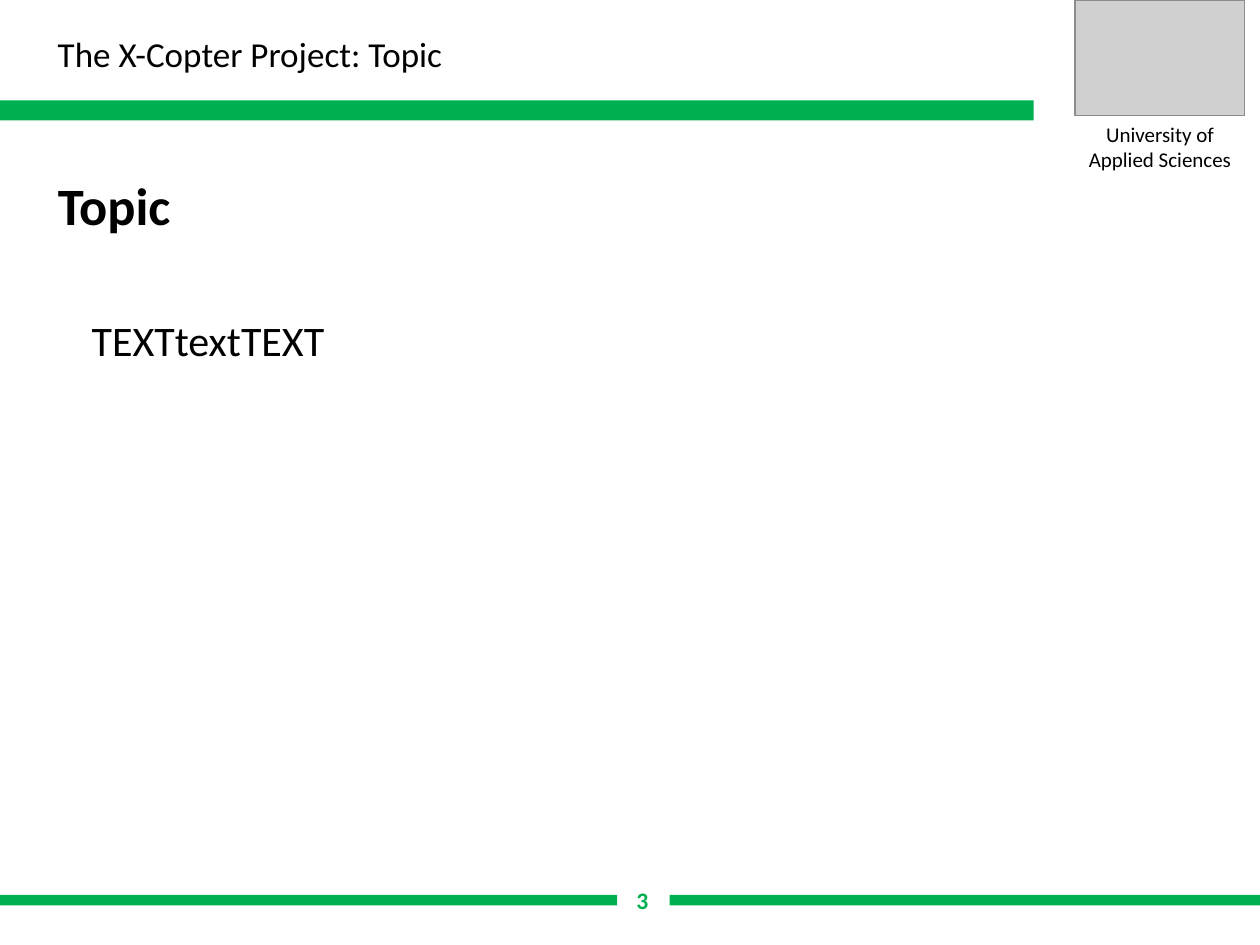
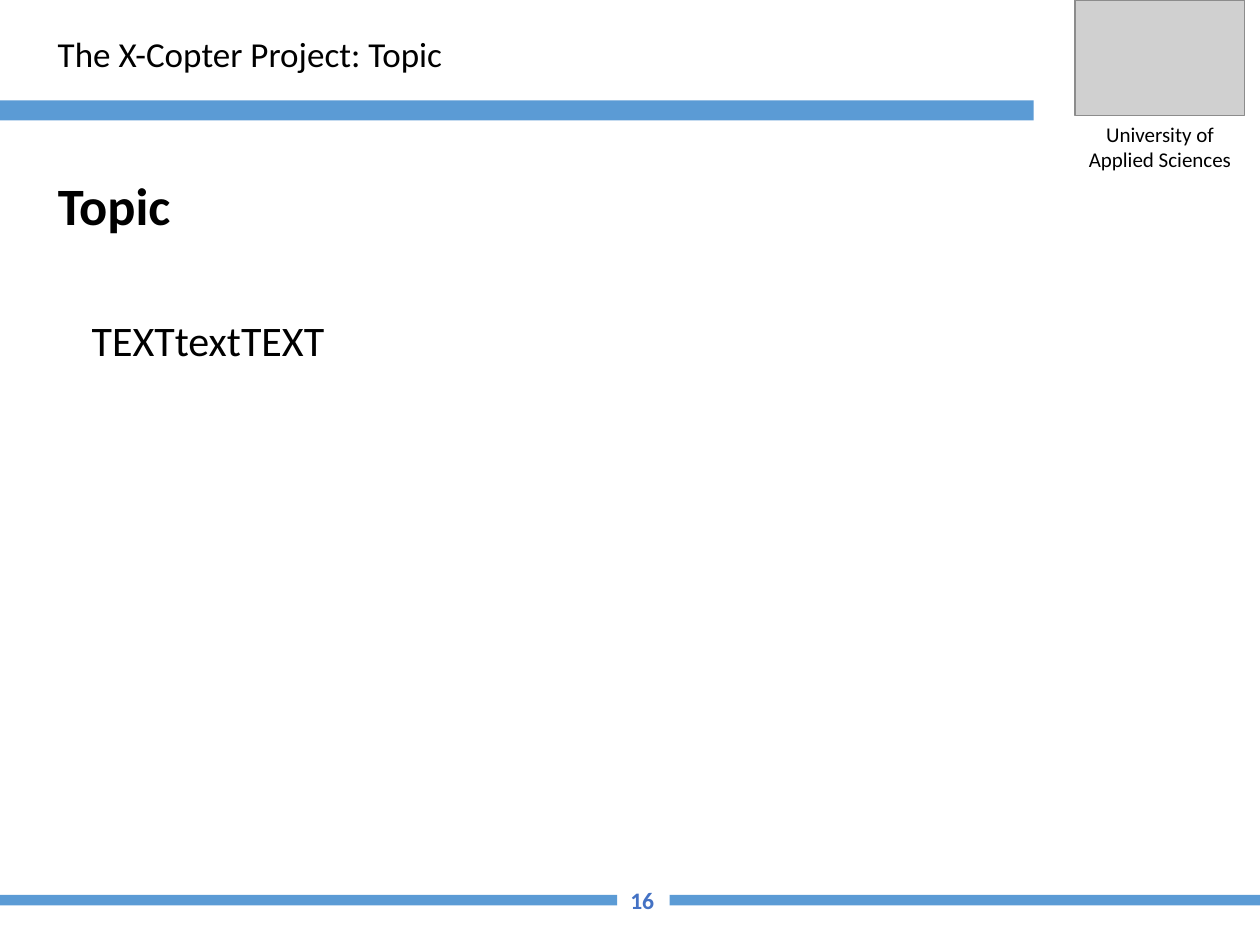
Before and after one commit to XCopter-HSU/XCopter, a slide deck: slide 16 of Final_Report/InFinalReportEinpflegen (Fuer Jan)/presentation_sample/sample_01.pptx (slide 3 before the commit). Drawn at 1260x945 pixels with LibreOffice and Linux fonts; fonts in the diff are those of the drawing; grey boxes stand for pictures; background and template pictures are left out. Boxes give left, top, right and bottom in pixels: in the first picture for what was removed or moved away, otherwise in the second. Text is boxed around its words. In the diff, an @@ line names an element or a change of style, - is before the commit and + after.

```diff
--- a/Final_Report/InFinalReportEinpflegen (Fuer Jan)/presentation_sample/sample_01.pptx
+++ b/Final_Report/InFinalReportEinpflegen (Fuer Jan)/presentation_sample/sample_01.pptx
@@ page number at box(630, 893, 654, 909): text changed; text colour #00B050 to #4472C4 @@
-3
+16
@@ fill #00B050 to #5B9BD5 in 3 elements at box(0, 101, 1033, 121), box(0, 895, 617, 905), box(669, 895, 1260, 905) @@
```
Also in this commit, not shown: 2 other slides changed, 13 slides added.
